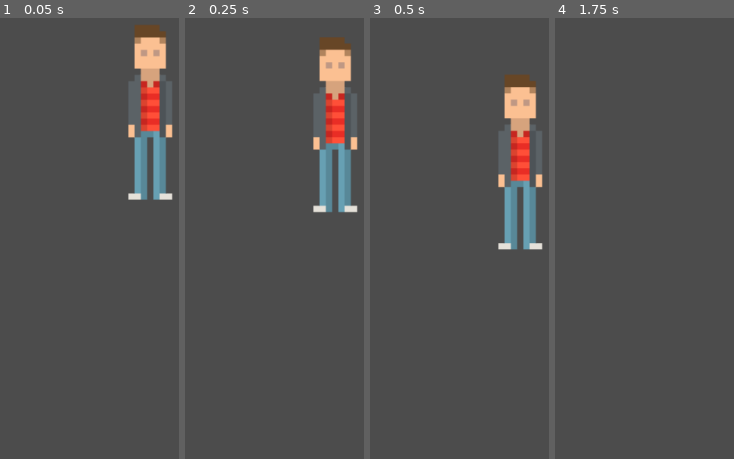
Above: before the commit, frames 1-4 (left to right).
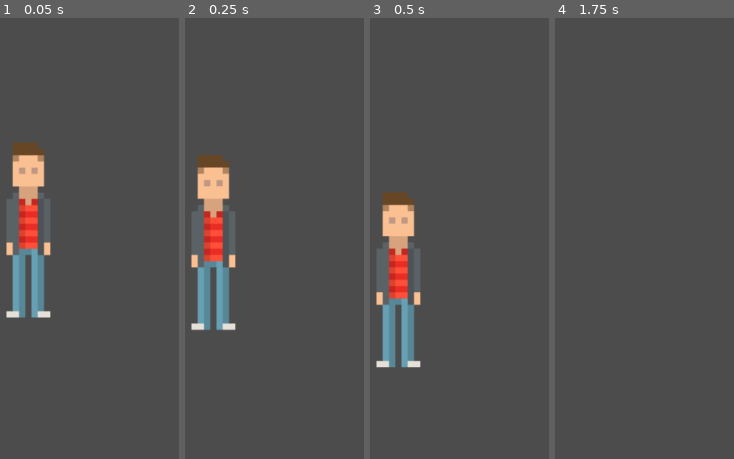
Above: after the commit, the same moments.

Repository: TjCulham/NightCrawler
Game: Godot game, scene res://source/actors/player.tscn
The game is run twice, just before and just after one commit, with the same random seed, the same clock (stepped at 60 frames per second) and the same inputs. The project has no main scene, so this scene is started directly.
Inputs:
- Up to frame 1 (0.05 s): no input
- Up to frame 2 (0.25 s): no input
- Up to frame 3 (0.5 s): no input
- Up to frame 4 (1.75 s): no input

The runs differ from the first frame. In frame 1, 14% of the frame differs, in the area x 3-97%, y 1-69%; in frame 2, 14%, in the area x 3-97%, y 4-71%; in frame 3, 14%; in frame 4, nothing differs.

Commit message:
move character and test
test  import and download for jay

Diff:
--- a/source/actors/player.tscn
+++ b/source/actors/player.tscn
@@ -7,7 +7,7 @@
 extents = Vector2( 27.7599, 112.835 )
 
 [node name="player" type="KinematicBody2D"]
-position = Vector2( 480.996, 266.985 )
+position = Vector2( 324.996, 417.985 )
 script = ExtResource( 2 )
 gravity = 500.0
 
@@ -16,5 +16,5 @@
 texture = ExtResource( 1 )
 
 [node name="CollisionShape2D" type="CollisionShape2D" parent="."]
-position = Vector2( 0.171845, -133.093 )
+position = Vector2( 4.17184, -115.093 )
 shape = SubResource( 1 )
